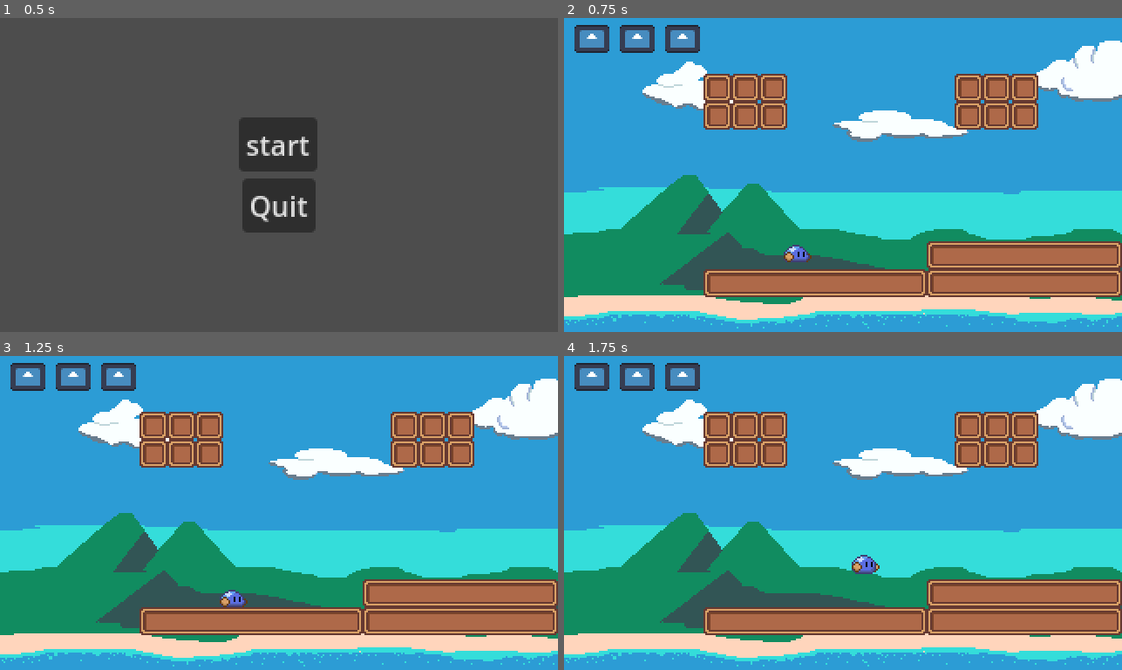
Above: before the commit, frames 1-4 (two rows, left to right).
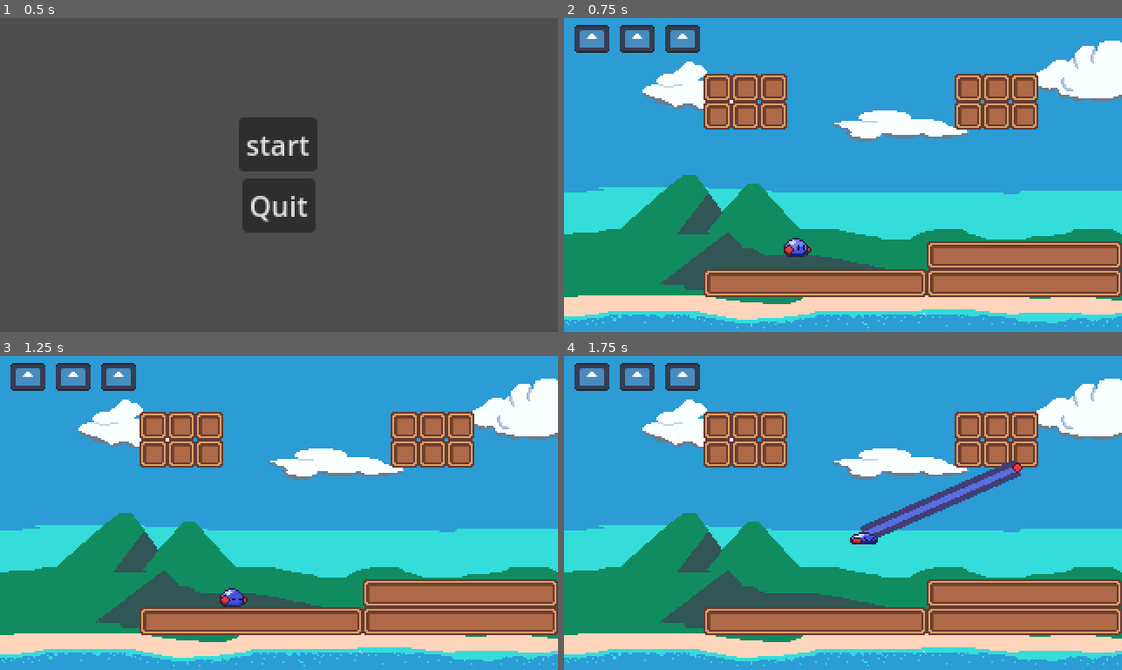
Above: after the commit, the same moments.

Repository: Kumonari/HNU_GameJam_SS25
Game: Godot game, scene res://scenes/ui/menu/title_screen.tscn
Same seed, same stepped clock (60 frames per second), same inputs: the game is played once before the commit and once after it. The engine's default icon, where the game draws it, is replaced by a stand-in: a white triangle on a blue panel in a dark square.
Inputs (mouse positions are in pixels of both pictures, inside the frame that each line leads up to):
- Up to frame 1 (0.5 s): no input
- Up to frame 2 (0.75 s): click "start" at 0.5 s
- Up to frame 3 (1.25 s): no input
- Up to frame 4 (1.75 s): move the mouse to (965, 497) at 1.27 s; press the mouse at (965, 497) at 1.28 s; hold D (Rechts) from 1.28 s (still down); tap Space (Jump) at 1.52, 1.55 s

Frame 1 is identical in both runs. In frame 2, 0.3% of the frame differs, in the area x 39-45%, y 70-78%; in frame 3, 0.2%; in frame 4, 2.0%, in the area x 51-83%, y 33-70%.

Commit message:
hook fertig

Diff:
--- a/scenes/game/main_scene.tscn
+++ b/scenes/game/main_scene.tscn
@@ -18,7 +18,7 @@
 
 [sub_resource type="TileSet" id="TileSet_f7yua"]
 physics_layer_0/collision_layer = 2
-physics_layer_0/collision_mask = 5
+physics_layer_0/collision_mask = 3
 sources/0 = SubResource("TileSetAtlasSource_bi6up")
 
 [node name="MainScene" type="CanvasLayer"]
--- a/scenes/game_objects/characters/main_character.tscn
+++ b/scenes/game_objects/characters/main_character.tscn
@@ -1,46 +1,105 @@
-[gd_scene load_steps=8 format=3 uid="uid://c1f2g0w8hub43"]
+[gd_scene load_steps=16 format=3 uid="uid://c1f2g0w8hub43"]
 
 [ext_resource type="Script" path="res://scripts/main_character.gd" id="1_ukas5"]
-[ext_resource type="Texture2D" uid="uid://oqvwqpwnclr" path="res://assets/sprites/slime_walk.png" id="2_vbe87"]
-[ext_resource type="PackedScene" uid="uid://cmwgy8u8d8t6x" path="res://scenes/game_objects/hook.tscn" id="3_sx8g4"]
+[ext_resource type="Texture2D" uid="uid://bqv433dxxfyen" path="res://assets/sprites/slime_grapple_standing.png" id="2_qm2yj"]
+[ext_resource type="Texture2D" uid="uid://dhp3k83t47070" path="res://assets/sprites/slime_idle.png" id="2_y0tsp"]
+[ext_resource type="Texture2D" uid="uid://2n220mfr2dsw" path="res://assets/sprites/slime_jump.png" id="3_l3gq8"]
+[ext_resource type="Script" path="res://scripts/hook.gd" id="4_16cwv"]
+[ext_resource type="Texture2D" uid="uid://b24pmwthjwb8b" path="res://assets/sprites/slime_grapple.png" id="5_kqgth"]
+[ext_resource type="Texture2D" uid="uid://d032k1hc1dkk1" path="res://assets/sprites/slime_grapple_hand.png" id="6_lrhwi"]
 
 [sub_resource type="CapsuleShape2D" id="CapsuleShape2D_66x4b"]
-radius = 8.0
-height = 16.0
+radius = 6.0
+height = 18.0
 
-[sub_resource type="AtlasTexture" id="AtlasTexture_0pr5h"]
-atlas = ExtResource("2_vbe87")
+[sub_resource type="AtlasTexture" id="AtlasTexture_uwbyq"]
+atlas = ExtResource("2_qm2yj")
 region = Rect2(0, 0, 16, 16)
 
-[sub_resource type="AtlasTexture" id="AtlasTexture_k1fl7"]
-atlas = ExtResource("2_vbe87")
+[sub_resource type="AtlasTexture" id="AtlasTexture_5cyfp"]
+atlas = ExtResource("2_y0tsp")
+region = Rect2(0, 0, 16, 16)
+
+[sub_resource type="AtlasTexture" id="AtlasTexture_yh6my"]
+atlas = ExtResource("2_y0tsp")
+region = Rect2(16, 0, 16, 16)
+
+[sub_resource type="AtlasTexture" id="AtlasTexture_1y8tp"]
+atlas = ExtResource("2_y0tsp")
+region = Rect2(32, 0, 16, 16)
+
+[sub_resource type="AtlasTexture" id="AtlasTexture_26fw2"]
+atlas = ExtResource("3_l3gq8")
+region = Rect2(0, 0, 16, 16)
+
+[sub_resource type="AtlasTexture" id="AtlasTexture_r047g"]
+atlas = ExtResource("3_l3gq8")
 region = Rect2(16, 0, 16, 16)
 
 [sub_resource type="SpriteFrames" id="SpriteFrames_v71v2"]
 animations = [{
 "frames": [{
 "duration": 1.0,
-"texture": SubResource("AtlasTexture_0pr5h")
+"texture": SubResource("AtlasTexture_uwbyq")
+}],
+"loop": true,
+"name": &"hooking",
+"speed": 5.0
+}, {
+"frames": [{
+"duration": 1.0,
+"texture": SubResource("AtlasTexture_5cyfp")
 }, {
 "duration": 1.0,
-"texture": SubResource("AtlasTexture_k1fl7")
+"texture": SubResource("AtlasTexture_yh6my")
+}, {
+"duration": 1.0,
+"texture": SubResource("AtlasTexture_1y8tp")
 }],
 "loop": true,
-"name": &"default",
-"speed": 5.0
+"name": &"idle",
+"speed": 3.0
+}, {
+"frames": [{
+"duration": 1.0,
+"texture": SubResource("AtlasTexture_26fw2")
+}, {
+"duration": 1.0,
+"texture": SubResource("AtlasTexture_r047g")
+}],
+"loop": true,
+"name": &"jump",
+"speed": 1.0
 }]
 
-[node name="MainCharacter" type="CharacterBody2D" node_paths=PackedStringArray("hook_node")]
+[node name="MainCharacter" type="CharacterBody2D"]
 script = ExtResource("1_ukas5")
-hook_node = NodePath("Hook")
 
 [node name="CollisionShape2D" type="CollisionShape2D" parent="."]
-rotation = 0.123918
+position = Vector2(0, -1)
+rotation = 1.5708
 shape = SubResource("CapsuleShape2D_66x4b")
 
 [node name="AnimatedSprite2D" type="AnimatedSprite2D" parent="."]
 sprite_frames = SubResource("SpriteFrames_v71v2")
-autoplay = "default"
-frame_progress = 0.599426
+animation = &"hooking"
+autoplay = "idle"
 
-[node name="Hook" parent="." instance=ExtResource("3_sx8g4")]
+[node name="Hook" type="Node2D" parent="."]
+show_behind_parent = true
+script = ExtResource("4_16cwv")
+
+[node name="Line2D" type="Line2D" parent="Hook"]
+show_behind_parent = true
+texture_repeat = 2
+points = PackedVector2Array(0, 0, 0, 0)
+texture = ExtResource("5_kqgth")
+texture_mode = 1
+
+[node name="RayCast2D" type="RayCast2D" parent="Hook"]
+target_position = Vector2(320, 0)
+collision_mask = 2
+
+[node name="Hand" type="Sprite2D" parent="Hook"]
+visible = false
+texture = ExtResource("6_lrhwi")
--- a/scenes/game_objects/hook.tscn
+++ /dev/null
@@ -1,37 +0,0 @@
-[gd_scene format=3 uid="uid://cmwgy8u8d8t6x"]
-
-[node name="Hook" type="Node2D"]
-
-[node name="RayCast1" type="RayCast2D" parent="."]
-target_position = Vector2(320, 0)
-collision_mask = 2
-
-[node name="RayCast2" type="RayCast2D" parent="."]
-rotation = 0.0349066
-target_position = Vector2(320, 0)
-collision_mask = 2
-
-[node name="RayCast3" type="RayCast2D" parent="."]
-rotation = -0.0349066
-target_position = Vector2(320, 0)
-collision_mask = 2
-
-[node name="RayCast4" type="RayCast2D" parent="."]
-rotation = 0.0698132
-target_position = Vector2(320, 0)
-collision_mask = 2
-
-[node name="RayCast5" type="RayCast2D" parent="."]
-rotation = -0.0698132
-target_position = Vector2(320, 0)
-collision_mask = 2
-
-[node name="RayCast6" type="RayCast2D" parent="."]
-rotation = 0.10472
-target_position = Vector2(320, 0)
-collision_mask = 2
-
-[node name="RayCast7" type="RayCast2D" parent="."]
-rotation = -0.10472
-target_position = Vector2(320, 0)
-collision_mask = 2
--- a/scenes/game_objects/vanish_obstacle.tscn
+++ b/scenes/game_objects/vanish_obstacle.tscn
@@ -1,6 +1,6 @@
 [gd_scene load_steps=4 format=3 uid="uid://nps5dfh310o8"]
 
-[ext_resource type="Script" path="res://scenes/game_objects/vanish_obstacle.gd" id="1_gr140"]
+[ext_resource type="Script" path="res://scripts/vanish_obstacle.gd" id="1_gr140"]
 [ext_resource type="Texture2D" uid="uid://byulfhhnlymi3" path="res://icon.svg" id="1_uhhev"]
 
 [sub_resource type="RectangleShape2D" id="RectangleShape2D_u3ffe"]
--- /dev/null
+++ b/scripts/hook.gd
@@ -0,0 +1,66 @@
+extends Node2D
+
+
+@export var rest_length = 0
+@export var stiffness = 25
+@export var damping_value = 10
+
+@onready var animated_sprite_2d: AnimatedSprite2D = $"../AnimatedSprite2D"
+@onready var player := get_parent()
+@onready var ray := $RayCast2D
+@onready var rope := $Line2D
+@onready var hand: Sprite2D = $Hand
+
+var launched = false
+var target: Vector2
+
+func _process(delta):
+	ray.look_at(get_global_mouse_position())
+
+	if Input.is_action_just_pressed("l_click"):
+		launch()
+		animated_sprite_2d.play("hooking")
+
+	if Input.is_action_just_released("l_click"):
+		retract()
+		animated_sprite_2d.play("idle")
+
+	if launched:
+		handle_grapple(delta)
+
+func launch():
+	if ray.is_colliding():
+		launched = true
+		target = ray.get_collision_point()
+		rope.show()
+		hand.show()
+
+func retract():
+	launched = false
+	rope.hide()
+	hand.hide()
+
+
+func handle_grapple(delta):
+	var target_dir = player.global_position.direction_to(target)
+	var target_dist = player.global_position.distance_to(target)
+
+	var displacement = target_dist - rest_length
+
+	var force = Vector2.ZERO
+
+	if displacement > 0:
+		var spring_force_magnitude = stiffness * displacement
+		var spring_force = target_dir * spring_force_magnitude
+
+		var vel_dot = player.velocity.dot(target_dir)
+		var damping = -damping_value * vel_dot * target_dir
+
+		force = spring_force + damping
+
+	player.velocity += force * delta
+	update_rope()
+
+func update_rope():
+	rope.set_point_position(1, to_local(target))
+	hand.position = to_local(target)
--- a/scripts/main_character.gd
+++ b/scripts/main_character.gd
@@ -2,66 +2,34 @@
 extends CharacterBody2D
 
 
-@export var hook_node: Node2D
-
 # movement variables
 var speed : float = 5000
 var jump : float = -10000
-var falls_speed :float = 800
+var fall_speed :float = 800
 var slowout: float = 100
-
-# hook variables
-var hook_pos: Vector2
-var hooked: bool = false
-var arm_lenght: float = 320 # should equal $Hook.raycast1.target_position_x
-var current_arm_lenght: float
-var swing_speed: float = 0.45
-var hook_speed: float = 2500
 
 var health = 3
 
-
-func _ready() -> void:
-	current_arm_lenght = arm_lenght
-
+#@onready var hook: Node2D = MainCharacter.find_children("Hook")
 
 func _physics_process(delta: float) -> void:
 	# Base Controls
 	gravity(delta)
 	movement(delta)
 
-	# Hook logic
-	hook()
-	if hooked:
-		swing(delta)
-		velocity *= swing_speed
-
 	move_and_slide()
-
-
-func _draw() -> void:
-	var pos = global_position
-
-	if hooked:
-		draw_line(Vector2(0,-16), to_local(hook_pos), Color(0.35, 0.7, 0.9), 3, true)
-	else:
-		return
-
-		var colliding = hook_node.is_colliding()
-		var collide_point = hook_node.get_collision_point()
-		if colliding and pos.distance_to(collide_point) < arm_lenght:
-			draw_line(Vector2(0, -16), to_local(collide_point), Color(1, 1, 1, 0.25), 0.5, true)
 
 
 func gravity(delta) -> void:
 	if not is_on_floor():
-		velocity.y += falls_speed * delta
+		velocity.y += fall_speed * delta
 
 
 func movement(delta) -> void:
 	# Jump
-	if Input.is_action_just_pressed("Jump") && is_on_floor() :
-		velocity.y = jump * delta
+	if Input.is_action_just_pressed("Jump") && (is_on_floor()):  #or hook.launched
+		velocity.y += jump * delta
+		#hook.retract
 
 	# Movement
 	if Input.is_action_pressed("Links"):
@@ -73,36 +41,3 @@
 		velocity.x = speed * delta
 	else:
 		velocity.x = move_toward(velocity.x, 0, slowout * delta)
-
-
-func hook() -> void:
-	if hook_node:
-		hook_node.look_at(get_global_mouse_position())
-		if Input.is_action_pressed("l_click"):
-			hook_pos = get_hook_pos()
-			if not hook_pos == Vector2.ZERO:
-				hooked = true
-				current_arm_lenght = global_position.distance_to(hook_pos)
-		if Input.is_action_just_released("l_click") and hooked:
-			hooked = false
-
-
-func get_hook_pos() -> Vector2:
-	for raycast in hook_node.get_children():
-		if raycast.is_colliding():
-			return raycast.get_collision_point()
-
-	return Vector2.ZERO
-
-
-func swing(delta) ->void:
-	var radius = global_position - hook_pos
-	if velocity.length() < 0.01 or radius.length() < 10: return
-	var angle = acos(radius.dot(velocity)) / (radius.length() * velocity.length())
-	var rad_vel = cos(angle) * velocity.length()
-	velocity += radius.normalized() * -rad_vel
-
-	if global_position.distance_to(hook_pos) > current_arm_lenght:
-		global_position = hook_pos + radius.normalized() * current_arm_lenght
-
-	velocity += (hook_pos - global_position).normalized() * hook_speed * delta
Binary file added: assets/sprites/slime_collision_wall.png
Not shown, added: assets/sprites/slime_collision_wall.png.import
Binary file changed: assets/sprites/slime_grapple.png
Binary file changed: assets/sprites/slime_grapple_hand.png
Binary file added: assets/sprites/slime_grapple_standing.png
Not shown, added: assets/sprites/slime_grapple_standing.png.import
Binary file added: assets/sprites/slime_idle.png
Not shown, added: assets/sprites/slime_idle.png.import
Binary file added: assets/sprites/slime_jump.png
Not shown, added: assets/sprites/slime_jump.png.import
Binary file changed: assets/sprites/slime_walk.png
Renamed: scenes/game_objects/vanish_obstacle.gd -> scripts/vanish_obstacle.gd
